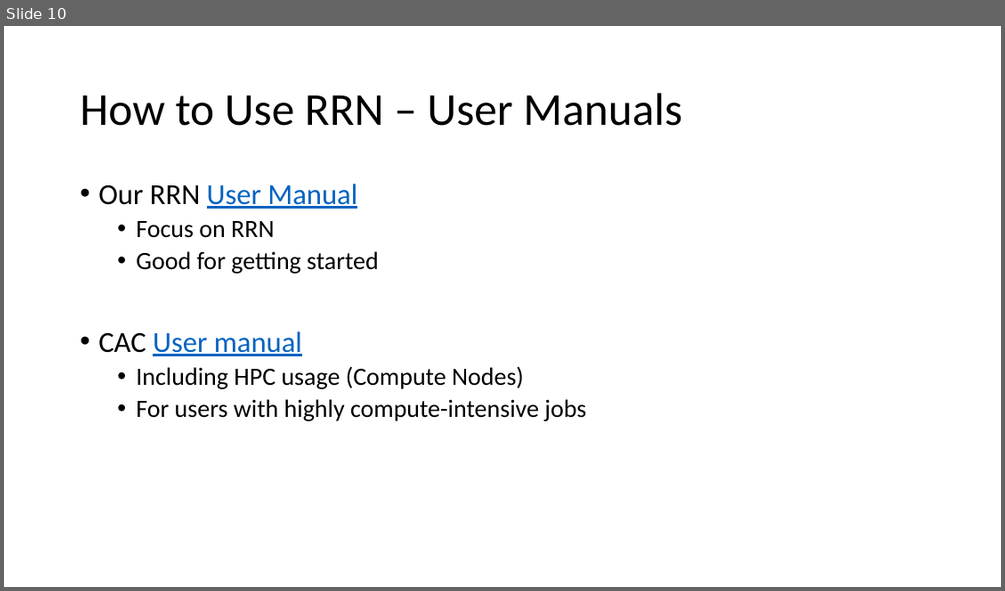
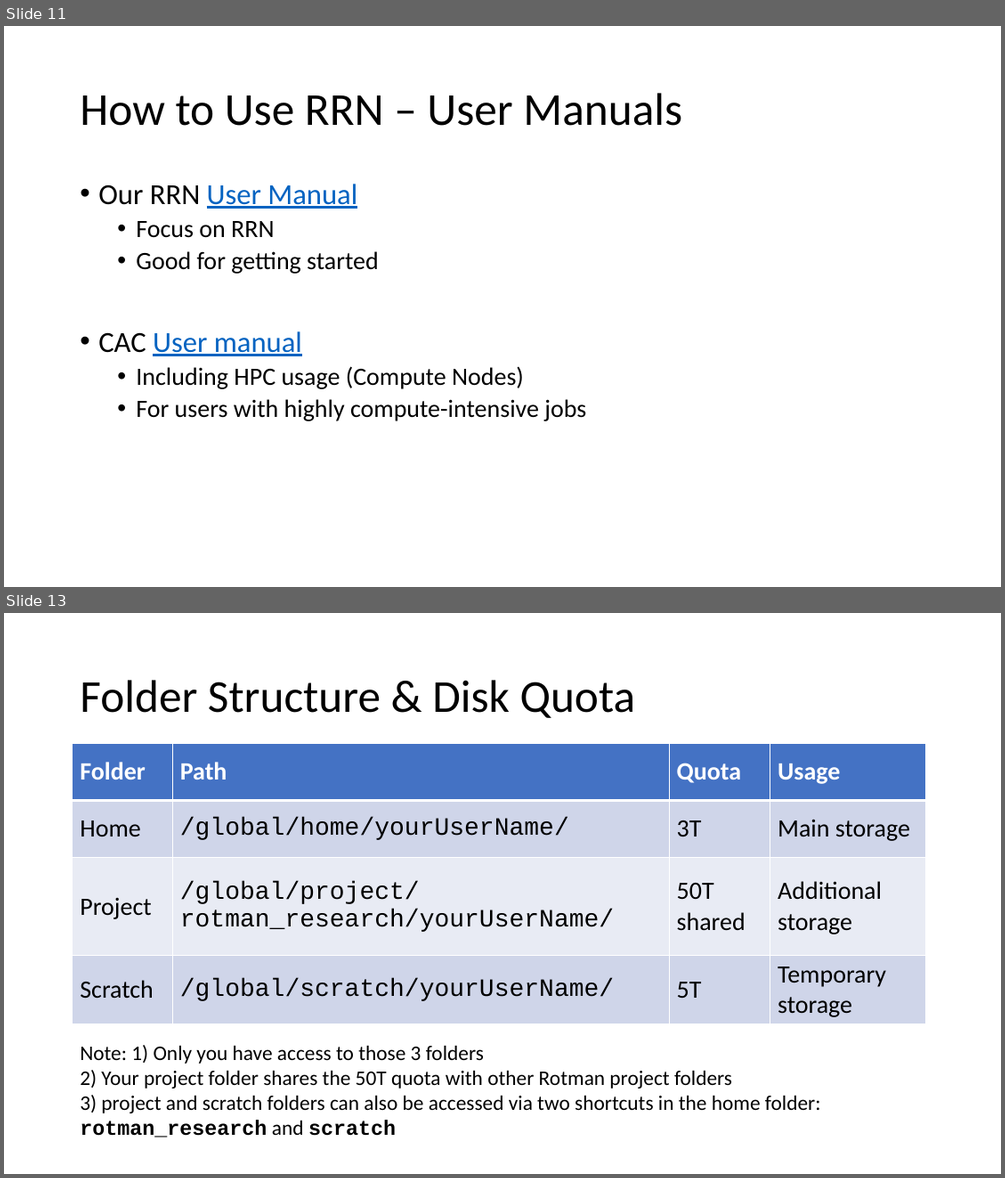
Before and after one commit to tdmdal/rrn-workshop, a slide deck: rrn_intro.pptx. Shown one above the other, each under a label of ours: slide 10 before the commit, slides 11 and 13 after it; the slides between them are not shown. The pictures are 1005x591 and 1005x1178 pixels, drawn with LibreOffice and Linux fonts; fonts in the diff are those of the drawing. Boxes give left, top, right and bottom in pixels: in the first picture for what was removed or moved away, otherwise in the second. Text is boxed around its words. In the diff, an @@ line names an element or a change of style, - is before the commit and + after.

```diff
--- a/rrn_intro.pptx
+++ b/rrn_intro.pptx
@@ slide 13 added at (4,613,1001,1174), background #FFFFFF @@
@@ title added at (80,680,636,718), 44 pt, text #000000 @@
+Folder Structure & Disk Quota
@@ table added at (73,743,926,1022), 4 rows, 4 columns @@
+Folder | Path | Quota | Usage
+Home | /global/home/yourUserName/ | 3T | Main storage
+Project | /global/project/rotman_research/yourUserName/ | 50T shared | Additional storage
+Scratch | /global/scratch/yourUserName/ | 5T | Temporary storage
@@ text added at (80,1045,821,1137), 20 pt, text #000000 @@
+Note: 1) Only you have access to those 3 folders
+2) Your project folder shares the 50T quota with other Rotman project folders
+3) project and scratch folders can also be accessed via two shortcuts in the home folder: rotman_research and scratch
@@ what was slide 10 is now slide 11 @@
```
Also in this commit, not shown: 16 slides changed, 5 other slides added, 2 other files.
